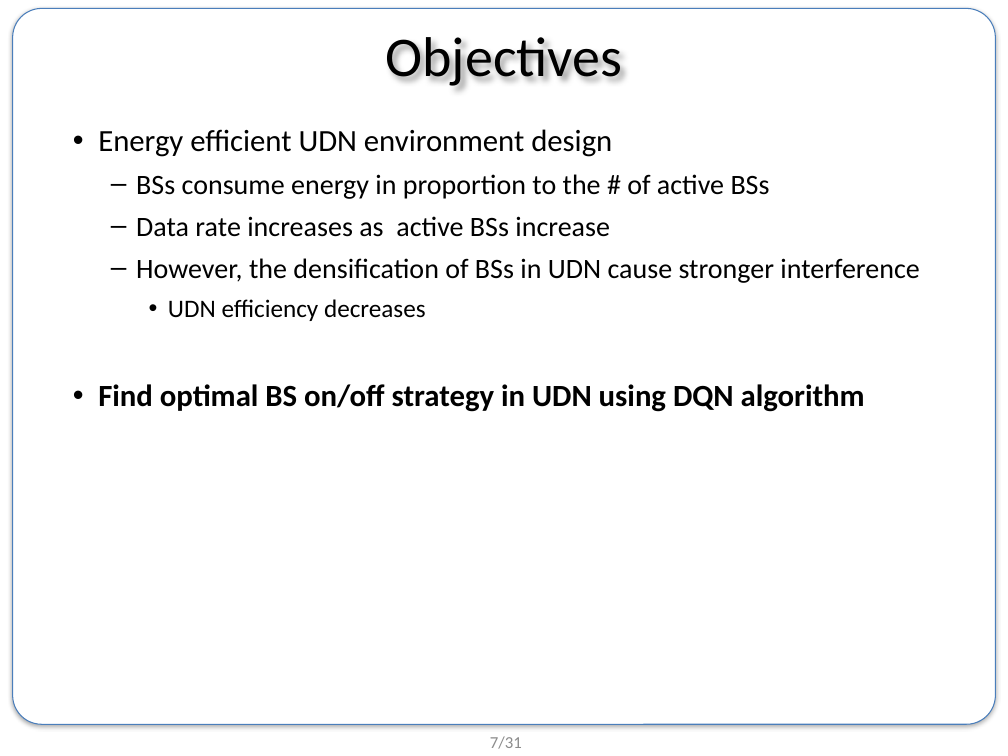
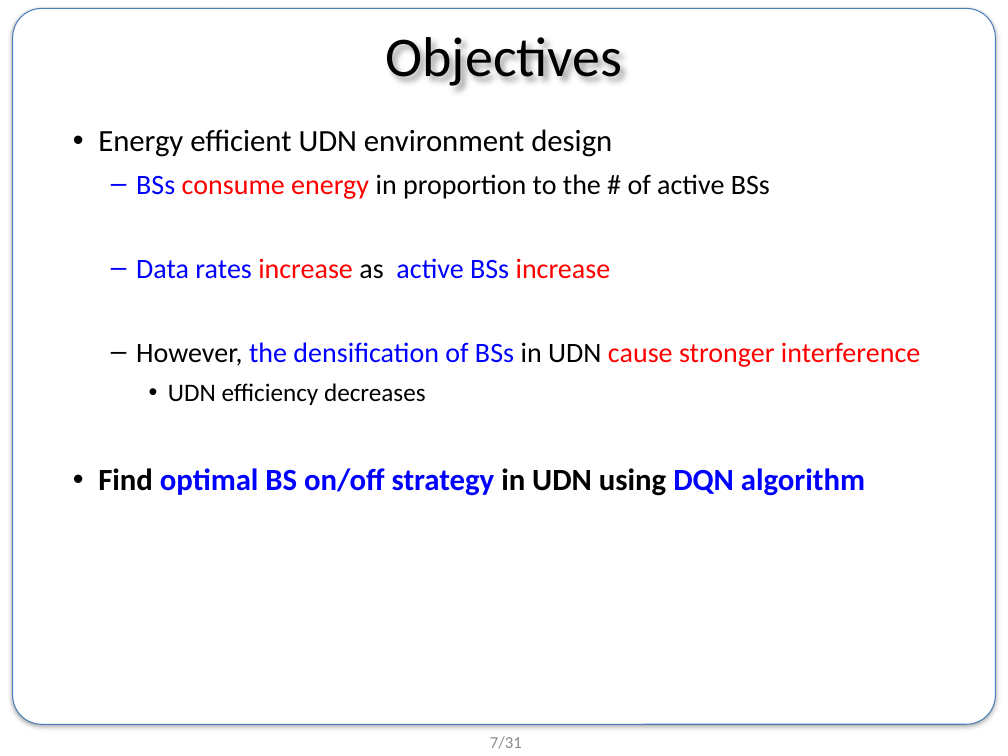
Before and after one commit to BongSangKim/UGRP, a slide deck: slide 7 of Survey meeting/인턴 발표 준비/0725 summer internship final presentation.pptx. Drawn at 1008x756 pixels with LibreOffice and Linux fonts; fonts in the diff are those of the drawing; background and template pictures are left out. Boxes give left, top, right and bottom in pixels: in the first picture for what was removed or moved away, otherwise in the second. Text is boxed around its words. In the diff, an @@ line names an element or a change of style, - is before the commit and + after.

```diff
--- a/Survey meeting/인턴 발표 준비/0725 summer internship final presentation.pptx
+++ b/Survey meeting/인턴 발표 준비/0725 summer internship final presentation.pptx
@@ text at (x1=98, y1=174, x2=920, y2=496): text colour #000000 to #0000FF in "BSs", "the densification of BSs", "optimal BS on/off strategy DQN algorithm"; text colour #000000 to #FF0000 in "consume energy", "cause stronger interference" @@
@@ text at (x1=136, y1=258, x2=611, y2=279): text changed; text colour #000000 to #0000FF @@
-  – Data rate increases as active BSs increase
+  – Data rates increase as active BSs increase
```
Also in this commit, not shown: 7 other slides changed, 2 slides added.
